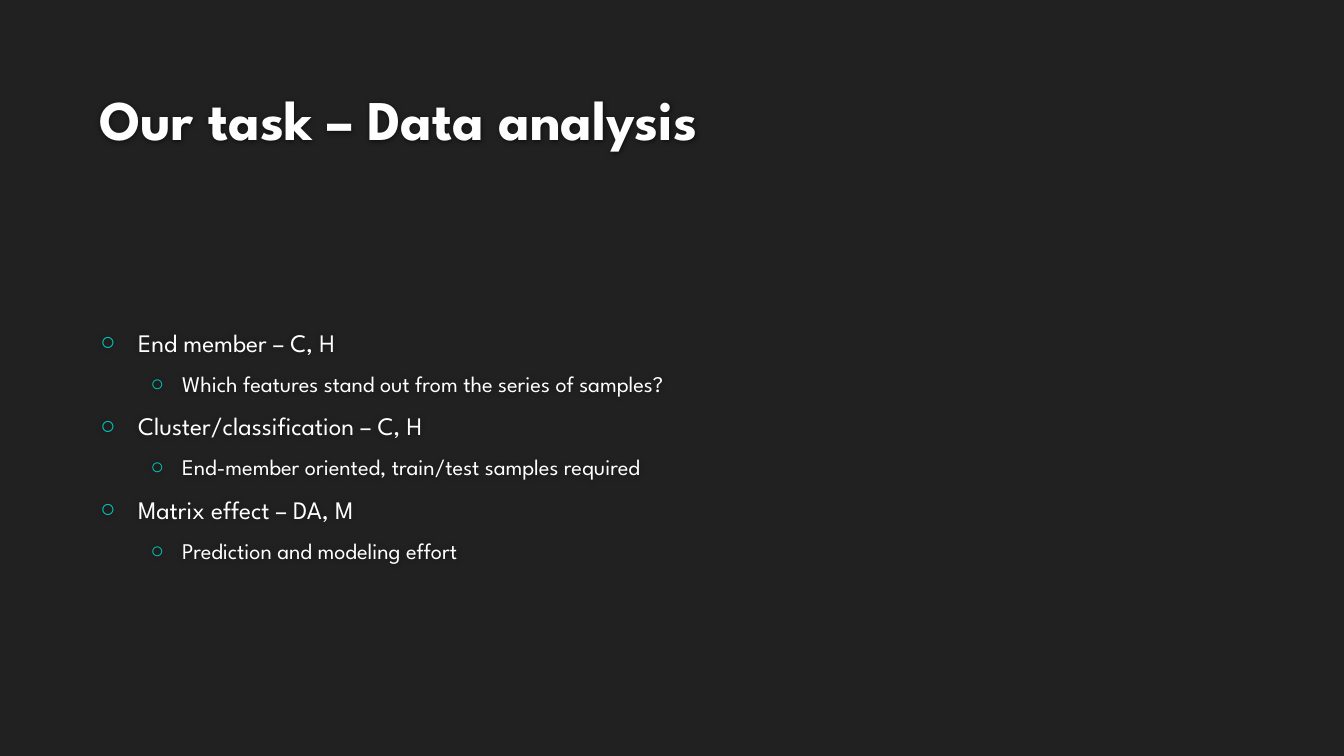
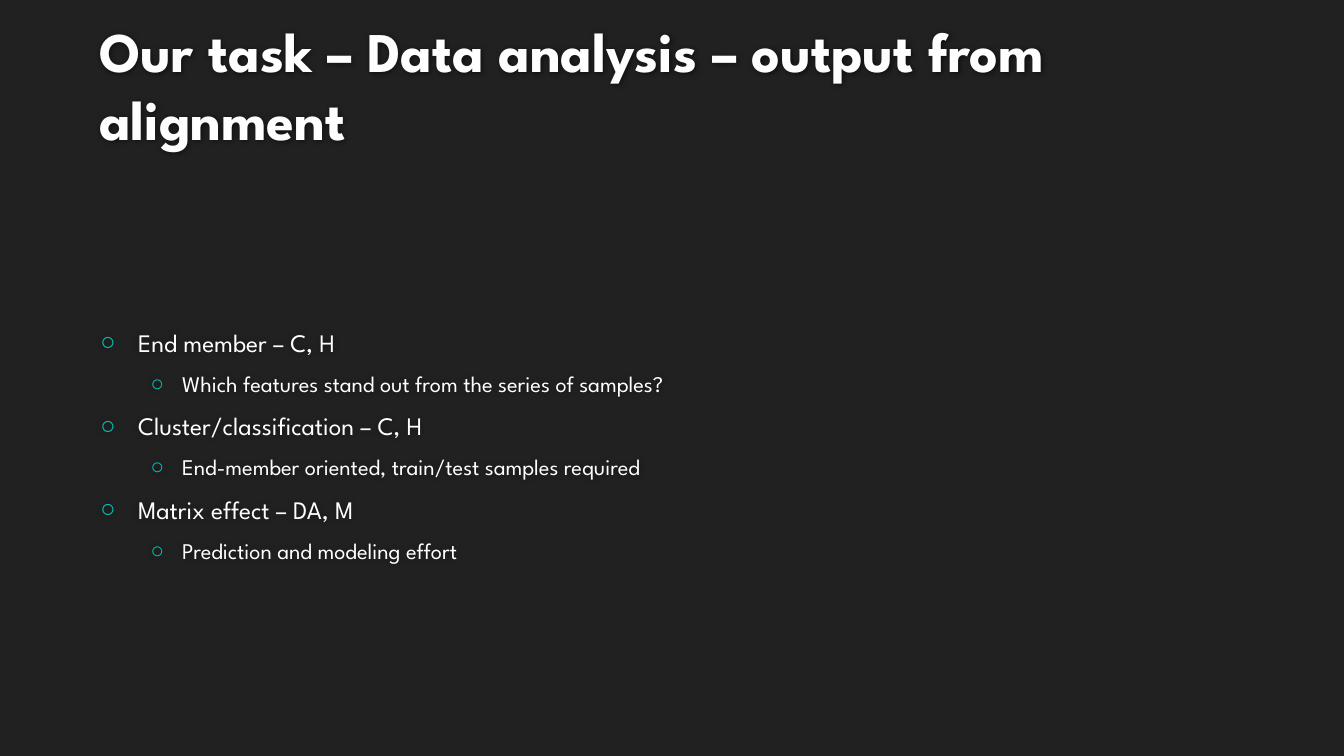
Before and after one commit to XiminHu/mass-suite, a slide deck: slide 4 of doc/20200327 Capstone HRMS.pptx. Drawn at 1344x756 pixels with LibreOffice and Linux fonts; fonts in the diff are those of the drawing; background and template pictures are left out. Boxes give left, top, right and bottom in pixels: in the first picture for what was removed or moved away, otherwise in the second. Text is boxed around its words. In the diff, an @@ line names an element or a change of style, - is before the commit and + after.

```diff
--- a/doc/20200327 Capstone HRMS.pptx
+++ b/doc/20200327 Capstone HRMS.pptx
@@ title at bbox=[99, 33, 1043, 153]: text changed @@
-Our task – Data analysis
+Our task – Data analysis – output from alignment
```
Also in this commit, not shown: 1 other slide changed, 6 other files.
